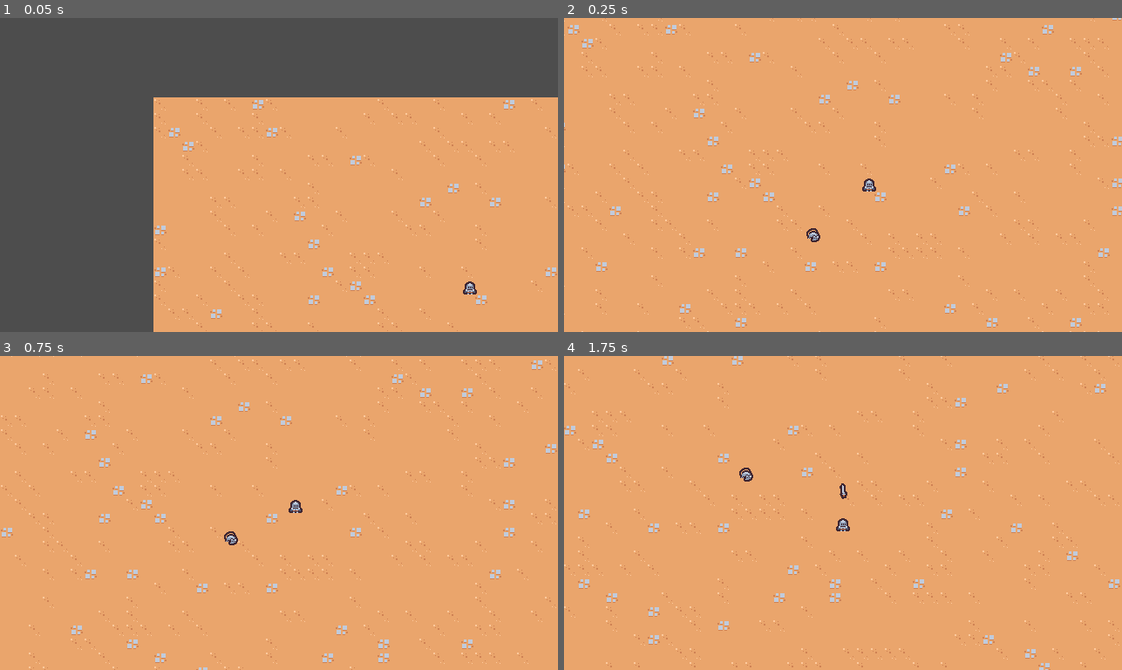
Above: before the commit, frames 1-4 (two rows, left to right).
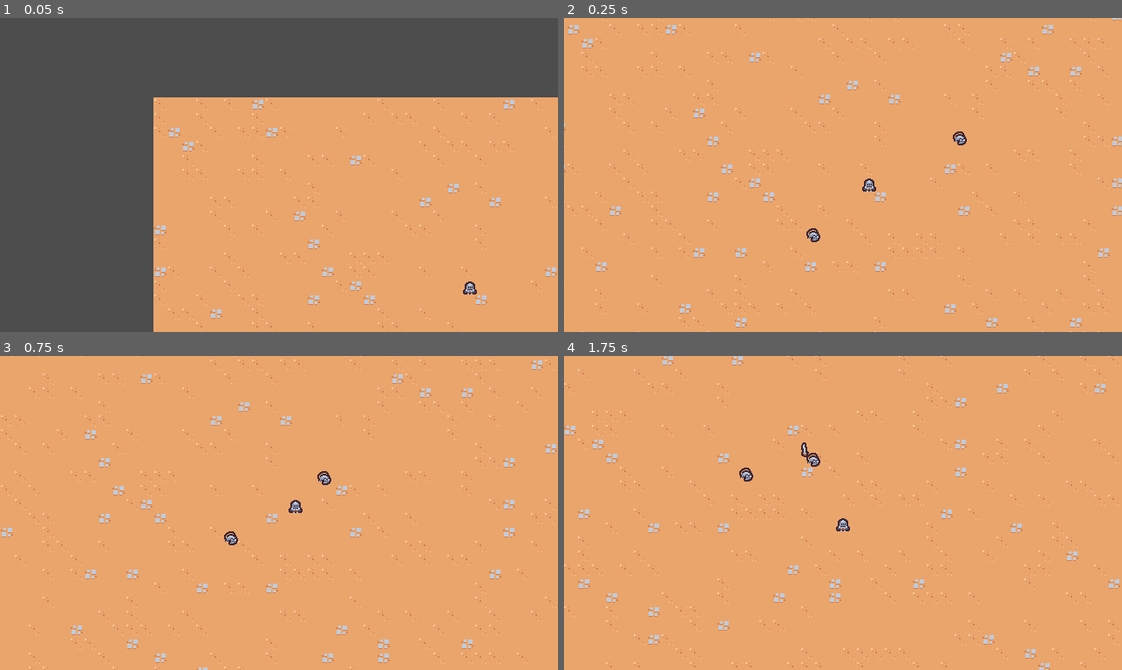
Above: after the commit, the same moments.

Repository: viniciusflyssak/survivors_2d
Game: Godot game, scene res://Scenes/Main/Main.tscn
Two runs of this game, one before a commit and one after it. Both use one fixed random seed, a clock stepped at 60 frames per second and the inputs below.
Inputs:
- Up to frame 1 (0.05 s): no input
- Up to frame 2 (0.25 s): no input
- Up to frame 3 (0.75 s): hold D (Move_right) from 0.53 s (still down)
- Up to frame 4 (1.75 s): release D (Move_right) at 1.28 s; hold S (Move_down) from 1.28 s (still down)

Frame 1 is identical in both runs. In frame 2, less than 0.1% of the frame differs, in the area x 69-73%, y 36-41%; in frame 3, less than 0.1%; in frame 4, 0.2%, in the area x 42-51%, y 27-46%.

Commit message:
The sword spawn in enemies now

Diff:
--- a/Scenes/Main/Main.tscn
+++ b/Scenes/Main/Main.tscn
@@ -20,3 +20,6 @@
 
 [node name="BasicEnemy" parent="." instance=ExtResource("4_cgw6j")]
 position = Vector2(283, 293)
+
+[node name="BasicEnemy2" parent="." instance=ExtResource("4_cgw6j")]
+position = Vector2(482, 161)
--- a/Scenes/abilities/sword_ability/sword_ability.tscn
+++ b/Scenes/abilities/sword_ability/sword_ability.tscn
@@ -1,6 +1,33 @@
 [gd_scene load_steps=5 format=3 uid="uid://batqmv0qe421v"]
 
 [ext_resource type="Texture2D" uid="uid://daa5fnk17t51o" path="res://Scenes/abilities/sword_ability/sword.png" id="1_d4fw3"]
+
+[sub_resource type="Animation" id="Animation_cc1ex"]
+length = 0.001
+tracks/0/type = "value"
+tracks/0/imported = false
+tracks/0/enabled = true
+tracks/0/path = NodePath("Sprite2D:rotation")
+tracks/0/interp = 1
+tracks/0/loop_wrap = true
+tracks/0/keys = {
+"times": PackedFloat32Array(0),
+"transitions": PackedFloat32Array(1),
+"update": 0,
+"values": [0.0]
+}
+tracks/1/type = "value"
+tracks/1/imported = false
+tracks/1/enabled = true
+tracks/1/path = NodePath("Sprite2D:scale")
+tracks/1/interp = 1
+tracks/1/loop_wrap = true
+tracks/1/keys = {
+"times": PackedFloat32Array(0),
+"transitions": PackedFloat32Array(1),
+"update": 0,
+"values": [Vector2(1, 1)]
+}
 
 [sub_resource type="Animation" id="Animation_teo4f"]
 resource_name = "swing"
@@ -43,33 +70,6 @@
 }]
 }
 
-[sub_resource type="Animation" id="Animation_cc1ex"]
-length = 0.001
-tracks/0/type = "value"
-tracks/0/imported = false
-tracks/0/enabled = true
-tracks/0/path = NodePath("Sprite2D:rotation")
-tracks/0/interp = 1
-tracks/0/loop_wrap = true
-tracks/0/keys = {
-"times": PackedFloat32Array(0),
-"transitions": PackedFloat32Array(1),
-"update": 0,
-"values": [0.0]
-}
-tracks/1/type = "value"
-tracks/1/imported = false
-tracks/1/enabled = true
-tracks/1/path = NodePath("Sprite2D:scale")
-tracks/1/interp = 1
-tracks/1/loop_wrap = true
-tracks/1/keys = {
-"times": PackedFloat32Array(0),
-"transitions": PackedFloat32Array(1),
-"update": 0,
-"values": [Vector2(1, 1)]
-}
-
 [sub_resource type="AnimationLibrary" id="AnimationLibrary_bbx4b"]
 _data = {
 "RESET": SubResource("Animation_cc1ex"),
--- a/Scenes/abilities/sword_ability_controller/sword_ability_controller.gd
+++ b/Scenes/abilities/sword_ability_controller/sword_ability_controller.gd
@@ -1,4 +1,6 @@
 extends Node
+
+const MAX_RANGE = 150
 
 @export var sword_ability: PackedScene
 
@@ -12,6 +14,19 @@
 	if player == null:
 		return
 
+	var enemies = get_tree().get_nodes_in_group("enemy")
+	enemies = enemies.filter(func(enemy: Node2D):
+		return enemy.global_position.distance_squared_to(player.global_position) < pow(MAX_RANGE, 2))
+
+	if enemies.size() == 0:
+		return
+
+	enemies.sort_custom(func(a: Node2D, b: Node2D):
+		var a_distance = a.global_position.distance_squared_to(player.global_position)
+		var b_distance = b.global_position.distance_squared_to(player.global_position)
+		return a_distance < b_distance
+	)
+
 	var sword_instance = sword_ability.instantiate() as Node2D
 	player.get_parent().add_child(sword_instance)
-	sword_instance.global_position = player.global_position
+	sword_instance.global_position = enemies[0].global_position
--- a/Scenes/basic_enemy/basic_enemy.tscn
+++ b/Scenes/basic_enemy/basic_enemy.tscn
@@ -6,7 +6,7 @@
 [sub_resource type="CircleShape2D" id="CircleShape2D_at4wd"]
 radius = 5.09902
 
-[node name="BasicEnemy" type="CharacterBody2D"]
+[node name="BasicEnemy" type="CharacterBody2D" groups=["enemy"]]
 collision_layer = 0
 script = ExtResource("1_1xa5k")
 
